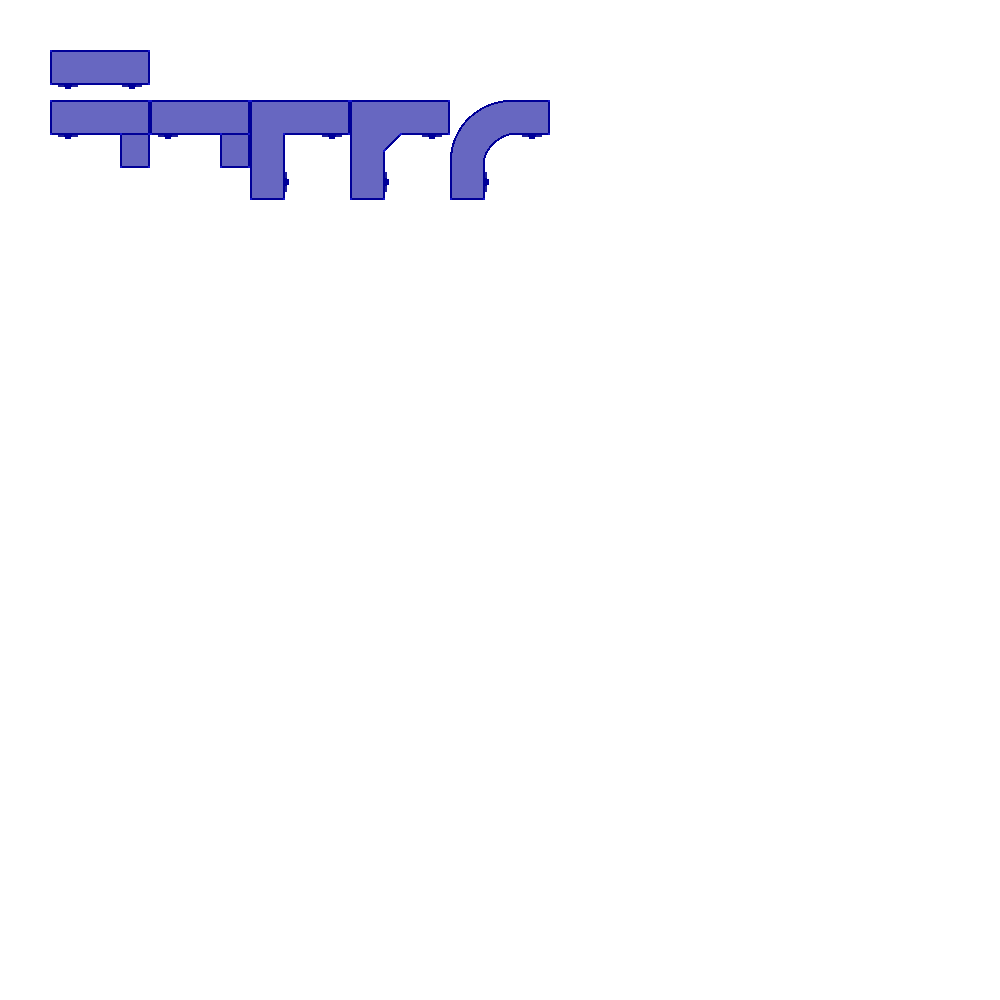
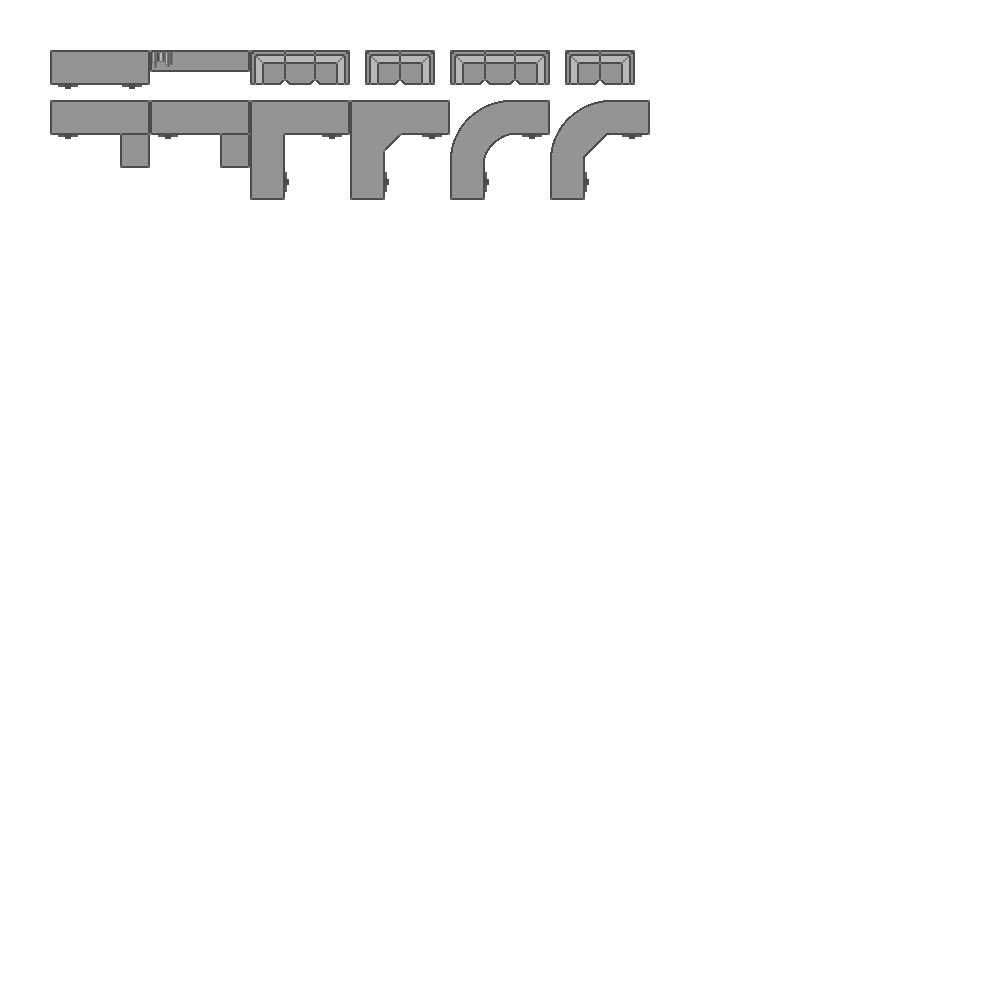
Comparing the layer stacks of the two (1000, 1000) images. Changes:
painted on "Background" over (50, 50, 650, 200)
